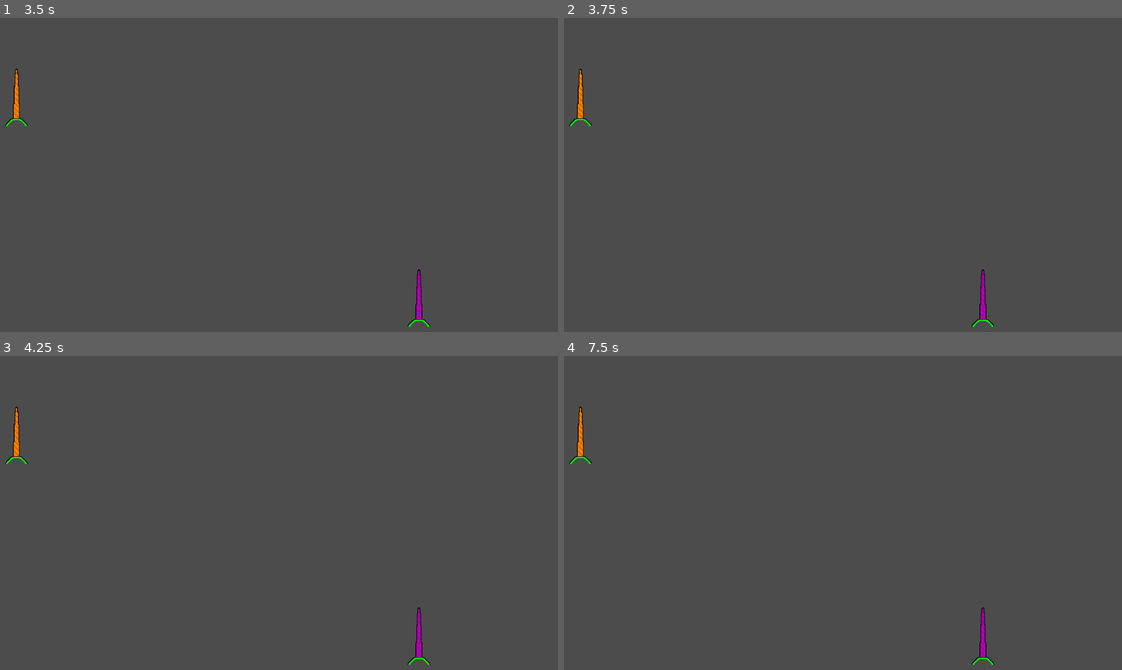
Above: before the commit, frames 1-4 (two rows, left to right).
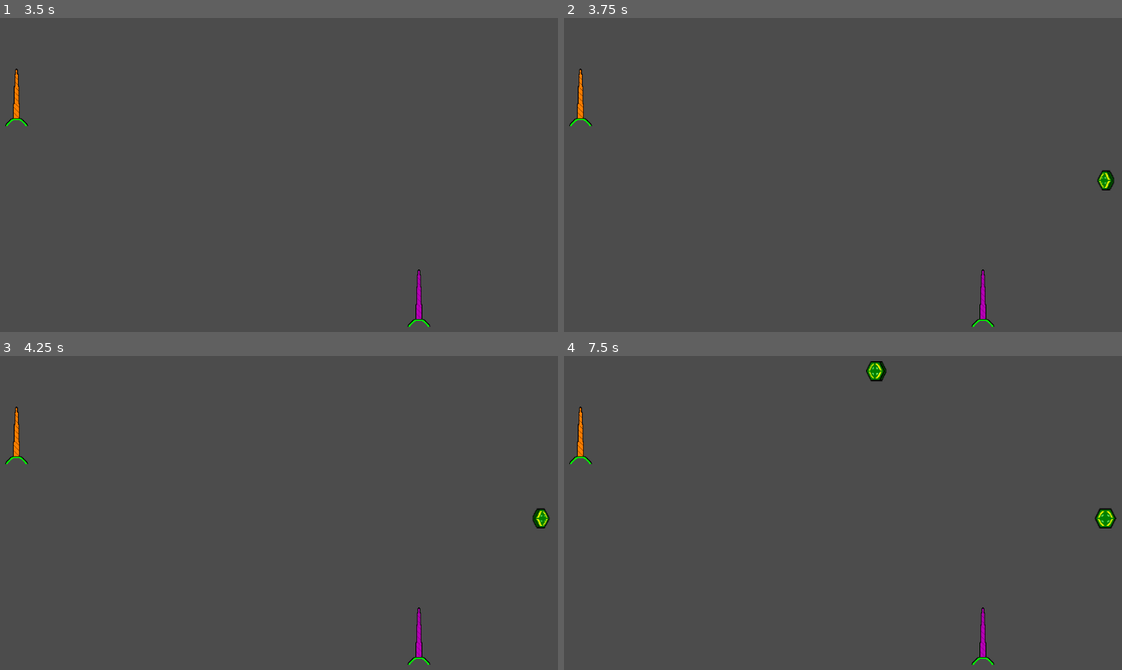
Above: after the commit, the same moments.

Repository: yusufmte/joustronauts
Game: Godot game, scene res://scenes/Joust.tscn
The game is run twice, just before and just after one commit, with the same random seed, the same clock (stepped at 60 frames per second) and the same inputs.
Inputs:
- Up to frame 1 (3.5 s): tap Enter at 0.5, 2 s; tap Space at 1.25, 2.75 s
- Up to frame 2 (3.75 s): tap Enter at 3.5 s
- Up to frame 3 (4.25 s): no input
- Up to frame 4 (7.5 s): tap Space at 5 s

Frame 1 is identical in both runs. In frame 2, 0.2% of the frame differs, in the area x 95-99%, y 48-55%; in frame 3, 0.2%; in frame 4, 0.4%, in the area x 54-100%, y 1-55%.

Commit message:
nugget summoner created and integrated into joust scene

Diff:
--- a/scenes/Joust.gd
+++ b/scenes/Joust.gd
@@ -3,6 +3,7 @@
 var lance = preload("res://scenes/Lance.tscn")
 var orange_lance = lance.instance()
 var purple_lance = lance.instance()
+var nugget_summoner = preload("res://scenes/NuggetSummoner.tscn").instance()
 
 var lance_start_positions = {
 	Global.LanceType.ORANGE : Vector2(200,200),
@@ -23,5 +24,10 @@
 	purple_lance.setup(Global.LanceType.PURPLE,lance_start_positions[Global.LanceType.PURPLE])
 	purple_lance.connect("lanced",self,"_on_Lanced",["purple"])
 
+	add_child(nugget_summoner)
+	nugget_summoner.spawn_range_topleft = Vector2(0,0)
+	nugget_summoner.spawn_range_botright = screen_size
+	nugget_summoner.start_summoning()
+
 func _on_Lanced(lanced_lance):
 	print("oh no, "+lanced_lance+" has been lanced!")
--- a/scenes/NuggetSummoner.gd
+++ b/scenes/NuggetSummoner.gd
@@ -5,9 +5,36 @@
 export var spawn_range_topleft = Vector2(100,100)
 export var spawn_range_botright = Vector2(400,300)
 
+export var nug_spawn_rate = 3.0 setget set_nug_spawn_rate
+export var nug_spawn_rate_uncertainty = 2.0 setget set_nug_spawn_rate_uncertainty
+var nug_timer = Timer.new()
+
 # Called when the node enters the scene tree for the first time.
 func _ready():
-	pass
+	add_child(nug_timer)
+	nug_timer.connect("timeout",self,"_on_nug_timer_timeout")
+	reset_nug_timer_wait_time()
+
+func reset_nug_timer_wait_time():
+	nug_timer.wait_time = rand_range(nug_spawn_rate - nug_spawn_rate_uncertainty, nug_spawn_rate + nug_spawn_rate_uncertainty)
+
+func set_nug_spawn_rate(new_value):
+	nug_spawn_rate = new_value
+	reset_nug_timer_wait_time()
+
+func set_nug_spawn_rate_uncertainty(new_value):
+	nug_spawn_rate_uncertainty = new_value
+	reset_nug_timer_wait_time()
+
+func start_summoning():
+	nug_timer.start()
+
+func stop_summoning():
+	nug_timer.stop()
+
+func _on_nug_timer_timeout():
+	summon_nugget()
+	reset_nug_timer_wait_time()
 
 func summon_nugget():
 	nuggets.append(nugget.instance())
